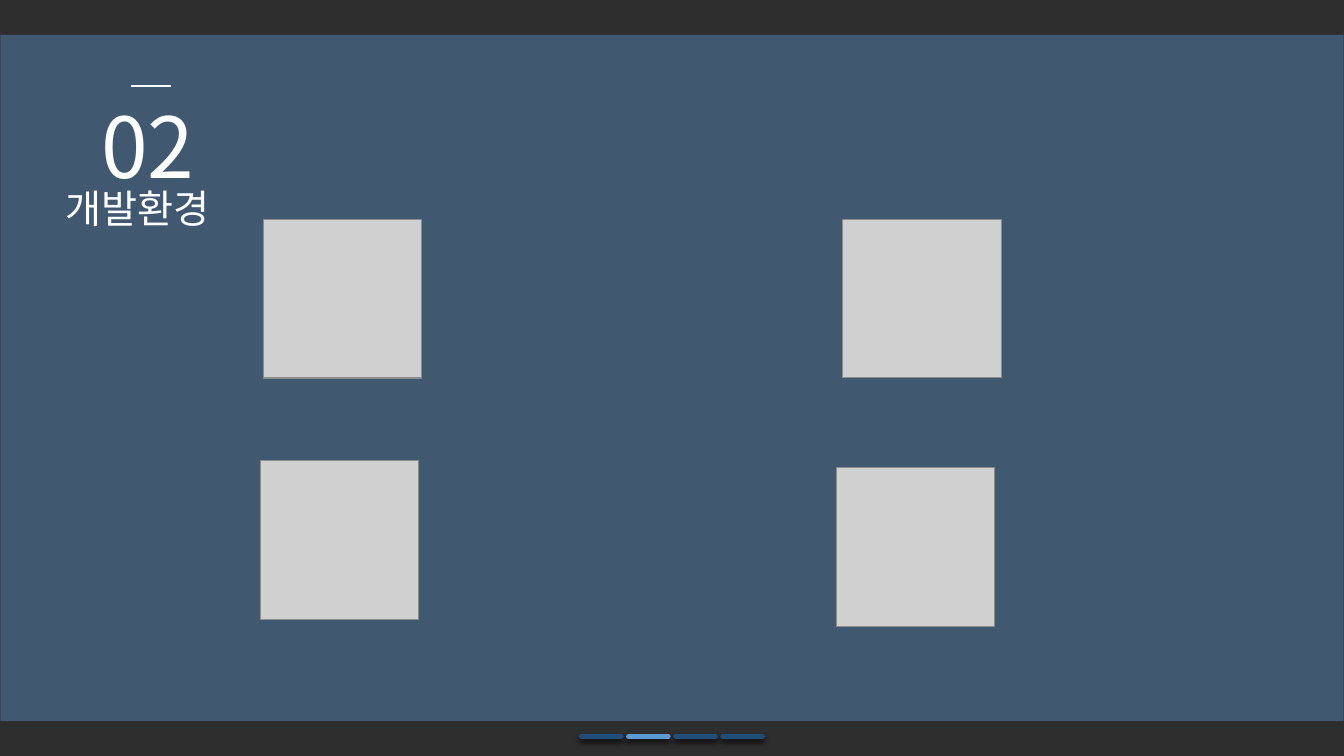
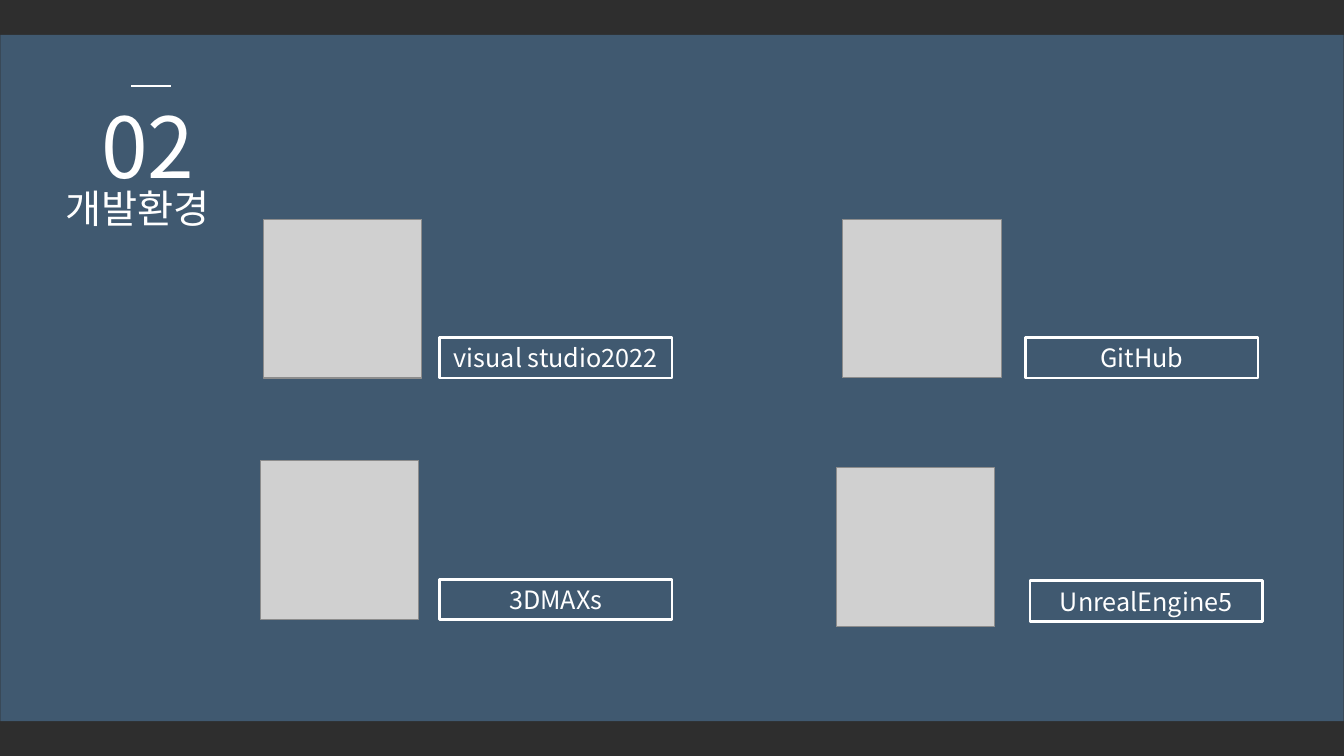
Before and after one commit to SuperTaeJun/GraduationWork, a slide deck: slide 4 of 졸업작품 제안서/졸업작품 제안서ver3.pptx. Drawn at 1344x756 pixels with LibreOffice and Linux fonts; fonts in the diff are those of the drawing; grey boxes stand for pictures; background and template pictures are left out; a plain dark background stands for a picture behind light text. Boxes give left, top, right and bottom in pixels: in the first picture for what was removed or moved away, otherwise in the second. Text is boxed around its words. In the diff, an @@ line names an element or a change of style, - is before the commit and + after.

```diff
--- a/졸업작품 제안서/졸업작품 제안서ver3.pptx
+++ b/졸업작품 제안서/졸업작품 제안서ver3.pptx
@@ rectangle added at (440,338,671,378), outline #FFFFFF 2 pt, 18 pt, text #FFFFFF @@
+visual studio2022
@@ rectangle added at (1026,338,1258,378), outline #FFFFFF 2 pt, 18 pt, text #FFFFFF @@
+GitHub
@@ rectangle added at (440,580,671,620), outline #FFFFFF 2 pt, 18 pt, text #FFFFFF @@
+3DMAXs
@@ rectangle added at (1030,581,1262,621), outline #FFFFFF 2 pt, 18 pt, text #FFFFFF @@
+UnrealEngine5
@@ line removed from (582, 737) to (621, 737) @@
@@ line removed from (629, 737) to (668, 737) @@
@@ line removed from (676, 737) to (716, 737) @@
@@ line removed from (723, 737) to (762, 737) @@
```
Also in this commit, not shown: 14 other slides changed.
